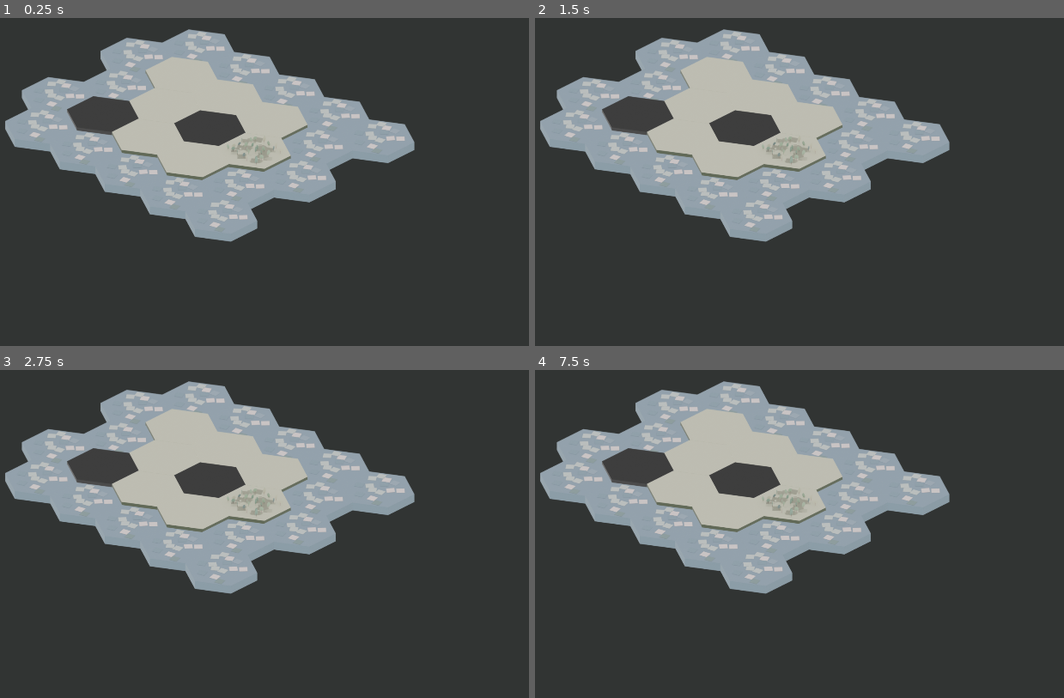
Above: before the commit, frames 1-4 (two rows, left to right).
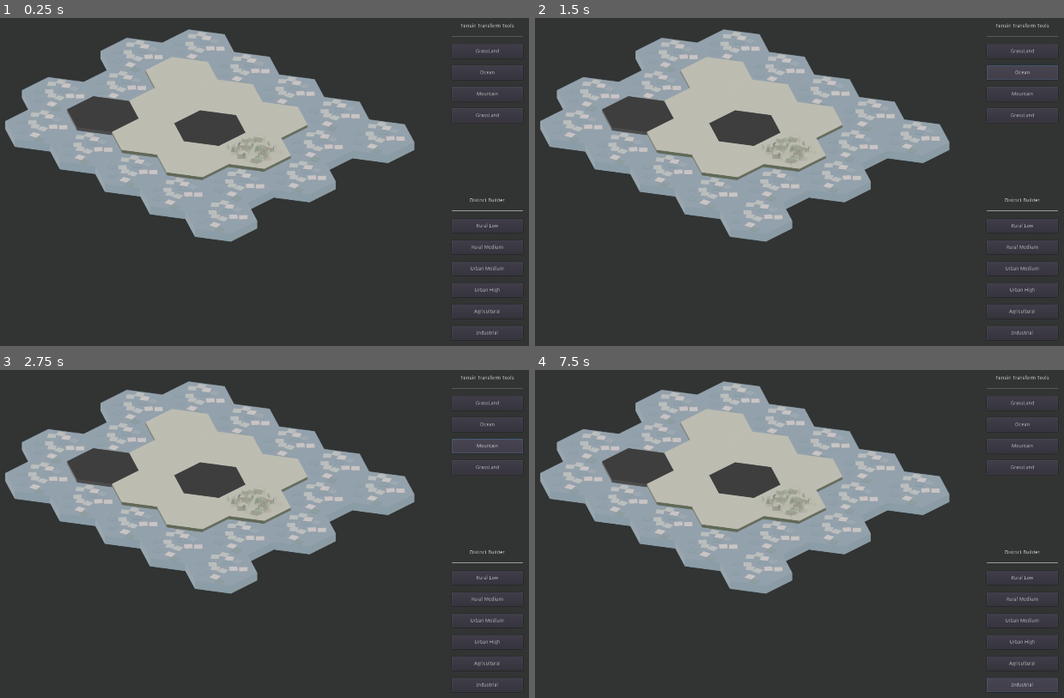
Above: after the commit, the same moments.

Repository: derUbermenk/IsoMapMaker
Game: Godot game, scene res://Scenes/Main/MapBuilder.tscn
Two runs of this game, one before a commit and one after it. Both use one fixed random seed, a clock stepped at 60 frames per second and the inputs below. This scene is started directly instead of the project's main scene.
Inputs (mouse positions are in pixels of both pictures, inside the frame that each line leads up to):
- Up to frame 1 (0.25 s): no input
- Up to frame 2 (1.5 s): click (1021, 50) at 0.5 s, where only the run after the commit has a clickable "GrassLand"; click (1021, 73) at 1.25 s, where only the run after the commit has a clickable "Ocean"
- Up to frame 3 (2.75 s): click (486, 445) at 2 s, where only the run after the commit has a clickable "Mountain"
- Up to frame 4 (7.5 s): click (1021, 468) at 2.75 s, where only the run after the commit has a clickable "GrassLand"; click (1021, 576) at 3.5 s, where only the run after the commit has a clickable "Rural Low"; click (1021, 599) at 4.25 s, where only the run after the commit has a clickable "Rural Medium"; click (1021, 619) at 5 s, where only the run after the commit has a clickable "Urban Medium"; click (1021, 642) at 5.75 s, where only the run after the commit has a clickable "Urban High"; click (1021, 665) at 6.5 s, where only the run after the commit has a clickable "Agricultural"; click (1021, 684) at 7.25 s, where only the run after the commit has a clickable "Industrial"

The runs differ from the first frame. In frame 1, 0.6% of the frame differs, in the area x 85-99%, y 1-97%; in frame 2, 1.1%; in frame 3, 1.1%; in frame 4, 1.1%.

Commit message:
add terrain transform and district builder buttons

Diff:
--- a/Scenes/Main/MapBuilder.tscn
+++ b/Scenes/Main/MapBuilder.tscn
@@ -11,3 +11,129 @@
 [node name="HUD" type="Control" parent="UI"]
 anchor_right = 1.0
 anchor_bottom = 1.0
+
+[node name="MapTools" type="VBoxContainer" parent="UI/HUD"]
+anchor_left = 1.0
+anchor_right = 1.0
+anchor_bottom = 1.0
+grow_horizontal = 0
+rect_min_size = Vector2( 300, 0 )
+custom_constants/separation = 200
+alignment = 1
+
+[node name="TerrainTransform" type="VBoxContainer" parent="UI/HUD/MapTools"]
+margin_left = 50.0
+margin_top = 91.0
+margin_right = 250.0
+margin_bottom = 391.0
+rect_min_size = Vector2( 200, 300 )
+size_flags_horizontal = 4
+size_flags_vertical = 4
+custom_constants/separation = 20
+alignment = 1
+
+[node name="Label" type="Label" parent="UI/HUD/MapTools/TerrainTransform"]
+margin_top = 11.0
+margin_right = 200.0
+margin_bottom = 25.0
+text = "Terrain Transform Tools"
+align = 1
+valign = 1
+
+[node name="HSeparator" type="HSeparator" parent="UI/HUD/MapTools/TerrainTransform"]
+margin_top = 45.0
+margin_right = 200.0
+margin_bottom = 49.0
+
+[node name="GrassLand" type="Button" parent="UI/HUD/MapTools/TerrainTransform"]
+margin_top = 69.0
+margin_right = 200.0
+margin_bottom = 109.0
+rect_min_size = Vector2( 0, 40 )
+text = "GrassLand"
+
+[node name="Forest" type="Button" parent="UI/HUD/MapTools/TerrainTransform"]
+margin_top = 129.0
+margin_right = 200.0
+margin_bottom = 169.0
+rect_min_size = Vector2( 0, 40 )
+text = "Ocean"
+
+[node name="Mountain" type="Button" parent="UI/HUD/MapTools/TerrainTransform"]
+margin_top = 189.0
+margin_right = 200.0
+margin_bottom = 229.0
+rect_min_size = Vector2( 0, 40 )
+text = "Mountain"
+
+[node name="Ocean" type="Button" parent="UI/HUD/MapTools/TerrainTransform"]
+margin_top = 249.0
+margin_right = 200.0
+margin_bottom = 289.0
+rect_min_size = Vector2( 0, 40 )
+text = "GrassLand"
+
+[node name="DistrictBuilder" type="VBoxContainer" parent="UI/HUD/MapTools"]
+margin_left = 50.0
+margin_top = 591.0
+margin_right = 250.0
+margin_bottom = 989.0
+rect_min_size = Vector2( 200, 300 )
+size_flags_horizontal = 4
+size_flags_vertical = 4
+custom_constants/separation = 20
+alignment = 1
+
+[node name="Label" type="Label" parent="UI/HUD/MapTools/DistrictBuilder"]
+margin_right = 200.0
+margin_bottom = 14.0
+text = "District Builder"
+align = 1
+valign = 1
+
+[node name="HSeparator" type="HSeparator" parent="UI/HUD/MapTools/DistrictBuilder"]
+margin_top = 34.0
+margin_right = 200.0
+margin_bottom = 38.0
+
+[node name="RuralLow" type="Button" parent="UI/HUD/MapTools/DistrictBuilder"]
+margin_top = 58.0
+margin_right = 200.0
+margin_bottom = 98.0
+rect_min_size = Vector2( 0, 40 )
+text = "Rural Low"
+
+[node name="RuralMedium" type="Button" parent="UI/HUD/MapTools/DistrictBuilder"]
+margin_top = 118.0
+margin_right = 200.0
+margin_bottom = 158.0
+rect_min_size = Vector2( 0, 40 )
+text = "Rural Medium"
+
+[node name="UrbanMedium" type="Button" parent="UI/HUD/MapTools/DistrictBuilder"]
+margin_top = 178.0
+margin_right = 200.0
+margin_bottom = 218.0
+rect_min_size = Vector2( 0, 40 )
+text = "Urban Medium"
+
+[node name="UrbanHigh" type="Button" parent="UI/HUD/MapTools/DistrictBuilder"]
+margin_top = 238.0
+margin_right = 200.0
+margin_bottom = 278.0
+rect_min_size = Vector2( 0, 40 )
+text = "Urban High"
+
+[node name="Agricultural" type="Button" parent="UI/HUD/MapTools/DistrictBuilder"]
+margin_top = 298.0
+margin_right = 200.0
+margin_bottom = 338.0
+rect_min_size = Vector2( 0, 40 )
+text = "Agricultural"
+
+[node name="Industry" type="Button" parent="UI/HUD/MapTools/DistrictBuilder"]
+margin_top = 358.0
+margin_right = 200.0
+margin_bottom = 398.0
+rect_min_size = Vector2( 0, 40 )
+text = "Industrial"
